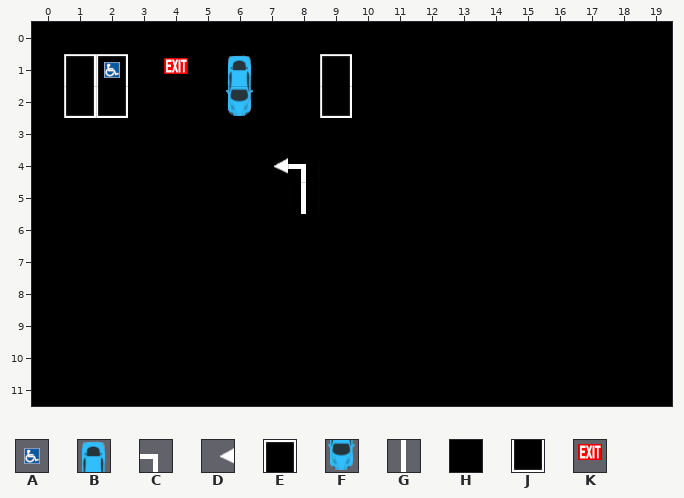
Two versions of a level (Tiled map (JSON), maps/parkinglot.json). Above: the version before the commit.
Cells are 32x32 px. Shown: x 0..19, y 0..11.
Key: from "parking_tileset": A 0, B 1, C 2, D 3, E 4, F 5, G 6, H 7, J 8, K 11.
_ is an empty cell.
Layers that did not change in this view are not listed.
Layer "Background" before, first column x 0:
 0 HHHHHHHHHHHHHHHHHHHH
 1 HHHHHHHHHHHHHHHHHHHH
 2 HHHHHHHHHHHHHHHHHHHH
 3 HHHHHHHHHHHHHHHHHHHH
 4 HHHHHHHHHHHHHHHHHHHH
 5 HHHHHHHHHHHHHHHHHHHH
 6 HHHHHHHHHHHHHHHHHHHH
 7 HHHHHHHHHHHHHHHHHHHH
 8 HHHHHHHHHHHHHHHHHHHH
 9 HHHHHHHHHHHHHHHHHHHH
10 HHHHHHHHHHHHHHHHHHHH
11 HHHHHHHHHHHHHHHHHHHH
Layer "Parking Spots" before, first column x 0:
 0 ____________________
 1 _EE______E__________
 2 _JJ______J__________
 3 ____________________
 4 ____________________
 5 ____________________
 6 ____________________
 7 ____________________
 8 ____________________
 9 ____________________
10 ____________________
11 ____________________
Layer "Signs" before, first column x 0:
 0 ____________________
 1 __A_K_B_____________
 2 ______F_____________
 3 ____________________
 4 _______DC___________
 5 ________G___________
 6 ____________________
 7 ____________________
 8 ____________________
 9 ____________________
10 ____________________
11 ____________________
Now the later version:
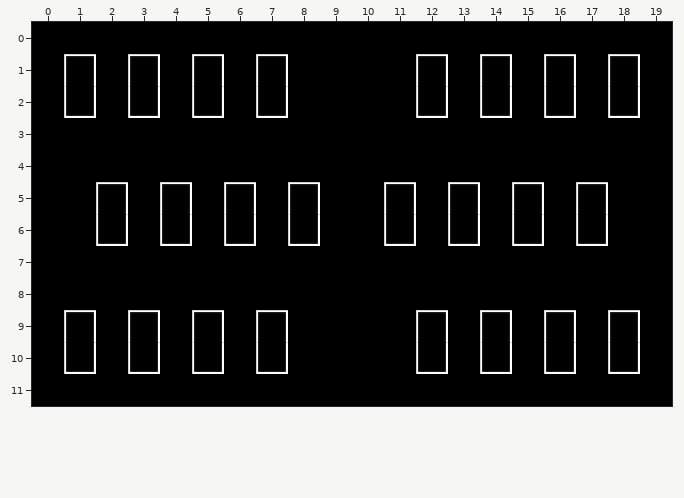
Tiles of an added or newly shown layer are drawn over the layers below it.
See-through tiles are keyed as they look on the map.
The edit:
Changed rows in their new state; . is an unchanged cell.
Layer "Background" (removed):
first column x 1:
 1 .______._.._._._._
 2 .__.___._.._._._._
 4 ......__..........
 5 ._._._._.._._._._.
 6 ._._._._.._._._._.
 9 _._._._...._._._._
10 _._._._...._._._._
Layer "Parking Spots" (removed):
first column x 2:
 1 _......_
 2 _......_
Layer "Signs" (removed):
first column x 2:
 1 _._._..
 2 ...._..
 4 .....__
 5 ......_
Layer "background" (added):
first column x 1:
 1 .HHHHHH.H..H.H.H.H
 2 .HH.HHH.H..H.H.H.H
 4 ......HH..........
 5 .H.H.H.H..H.H.H.H.
 6 .H.H.H.H..H.H.H.H.
 9 H.H.H.H....H.H.H.H
10 H.H.H.H....H.H.H.H
Layer "lots" (added):
first column x 1:
 1 ..E.E.E....E.E.E.E
 2 ..J.J.J....J.J.J.J
 5 .E.E.E.E..E.E.E.E.
 6 .J.J.J.J..J.J.J.J.
 9 E.E.E.E....E.E.E.E
10 J.J.J.J....J.J.J.J
